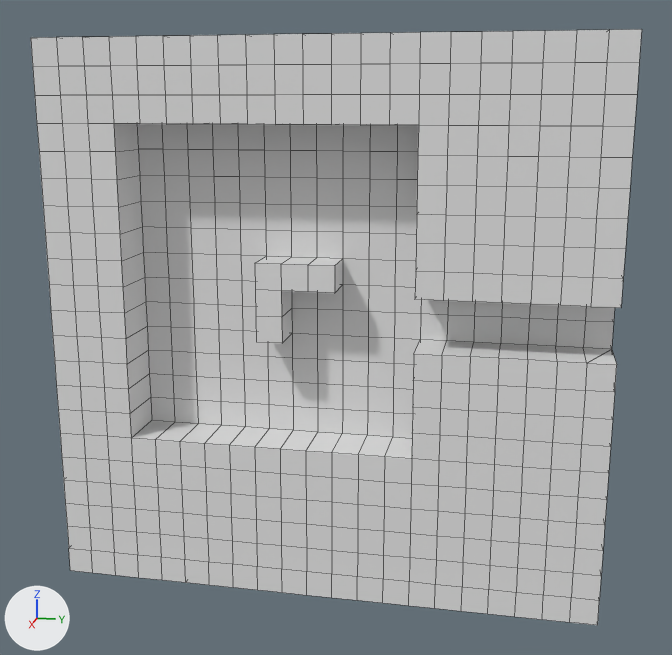
A saved change to the Blender file Assets/AronAssets/3d levels/advanced level_1_Aron_CPGJ2022.blend.
One viewpoint serves both versions: a 50 mm lens placed at (32.6, 6.7, 8.0), pointed at (0.5, 0.3, -0.1). The lights are fixed; the arrows at lower left show +X, +Y and +Z. Mesh edges are drawn as thin lines.
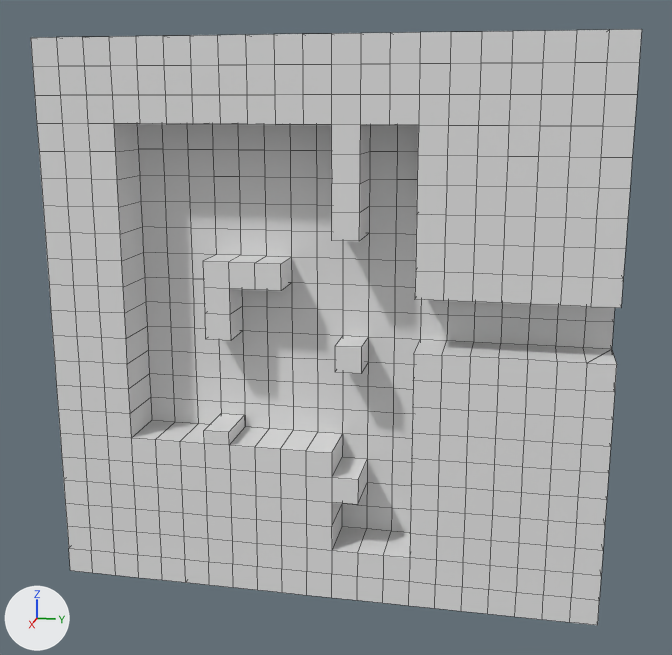
Changed parts and their boxes [x1, y1, x2, y2] in the pictures (672 x 655 px):
part 1 of me_cube, built on
    before: [204, 425, 412, 558]
    after: [204, 413, 412, 558]
part 2 of me_cube, built on
    before: [216, 125, 370, 362]
    after: [203, 125, 370, 374]

The change in detail:
me_cube is used by ob_cube; location (0.0, 0.0, 0.0); scale (1.0, 10.0, 10.0).
me_cube had 1042 vertices, 1040 faces and spanned x -1.0..2.0, y -1.0..1.0, z -1.0..1.0.
me_cube now has 1073 vertices, 1066 faces, 2 loose edges and spans x -1.0..2.0, y -1.0..1.0, z -1.0..1.0.
Part 1, on me_cube:
6 vertices are removed from x 2.0, y 0.14..0.24, z -0.71..-0.43.
17 faces are deleted.
6 vertices are added at (2.0, -0.33, -0.38), (2.0, -0.43, -0.38), (0.0, -0.43, -0.38), (0.0, -0.33, -0.38), (0.0, 0.14, -0.43), (0.0, 0.14, -0.71).
13 new vertices lie (-2.0, 0.0, 0.0) away from vertices in x 2.0, y 0.05..0.33, z -0.81..-0.43.
6 new vertices lie (0.0, -0.09, 0.0) away from vertices in x 0.0..2.0, y 0.14..0.33, z -0.81..-0.43.
31 new faces join them.
Part 2, on me_cube:
8 vertices are removed from x 1.5, y -0.24..0.05, z -0.05..0.24.
25 faces are deleted.
12 new vertices lie (1.5, 0.0, 0.0) away from vertices in x 0.0, y -0.43..0.14, z -0.14..0.24.
8 new vertices lie (2.0, 0.0, 0.0) away from vertices in x 0.0, y 0.05..0.14, z 0.33..0.62.
2 loose edges are added.
37 new faces join them.
